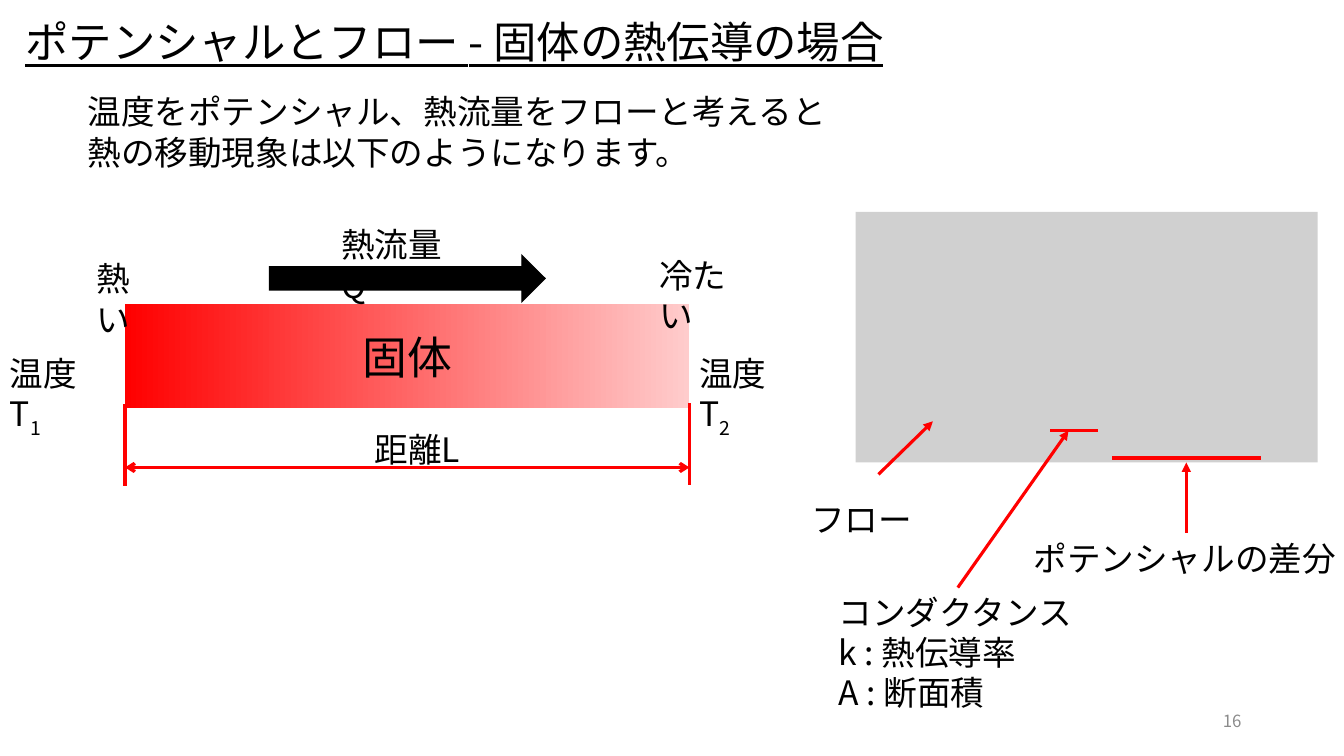
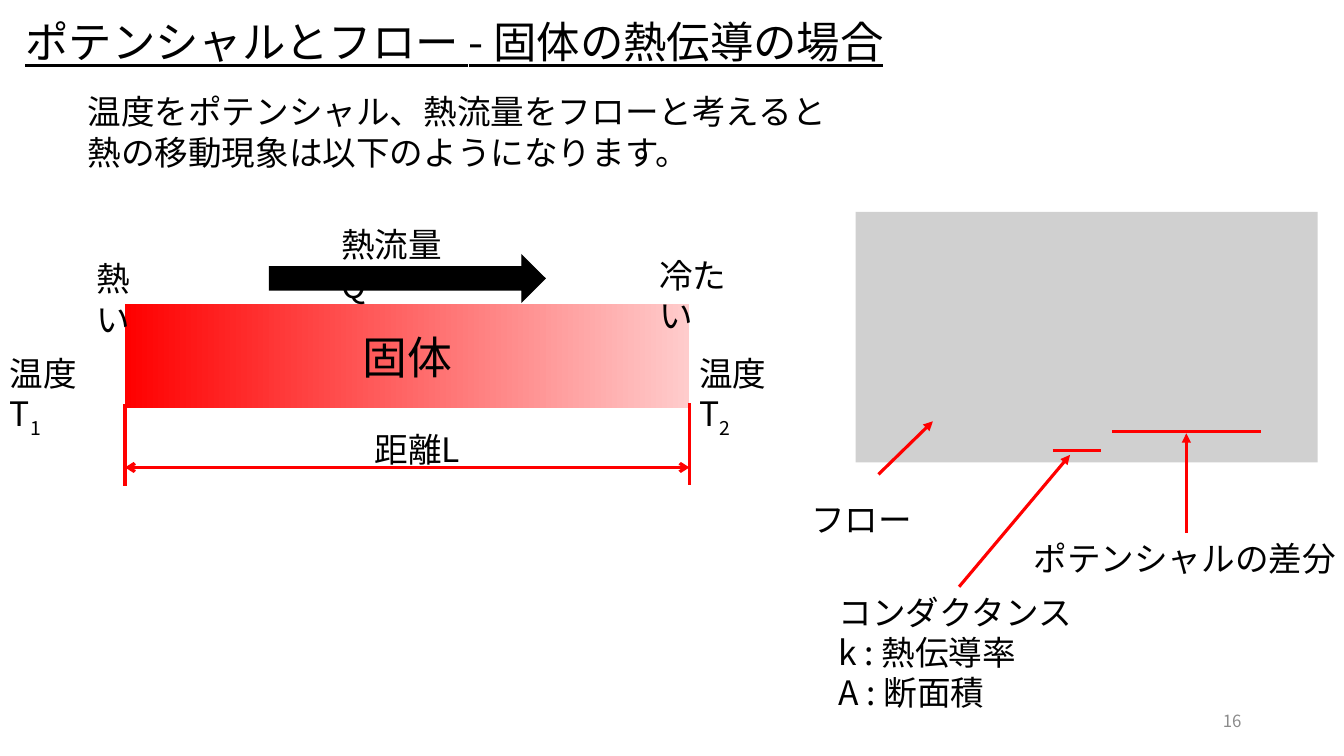
Before and after one commit to UedaShigenori/OpenModelica_Tutorials_Ja, a slide deck: slide 16 of 7_PhysicsDomainModel/OpenModelica_Tutorials_7_PlantModel.pptx. Drawn at 1344x756 pixels with LibreOffice and Linux fonts; fonts in the diff are those of the drawing; grey boxes stand for pictures. Boxes give left, top, right and bottom in pixels: in the first picture for what was removed or moved away, otherwise in the second. Text is boxed around its words. In the diff, an @@ line names an element or a change of style, - is before the commit and + after.

```diff
--- a/7_PhysicsDomainModel/OpenModelica_Tutorials_7_PlantModel.pptx
+++ b/7_PhysicsDomainModel/OpenModelica_Tutorials_7_PlantModel.pptx
@@ line moved from (1112, 458) - (1261, 458) to (1112, 432) - (1261, 432) @@
@@ arrow moved from (1187, 532) - (1187, 463) to (1187, 532) - (1187, 434) @@
@@ arrow moved from (958, 588) - (1069, 431) to (960, 587) - (1071, 455) @@
@@ line moved from (1051, 431) - (1099, 431) to (1053, 451) - (1101, 451) @@
```
Also in this commit, not shown: 3 other slides changed.
